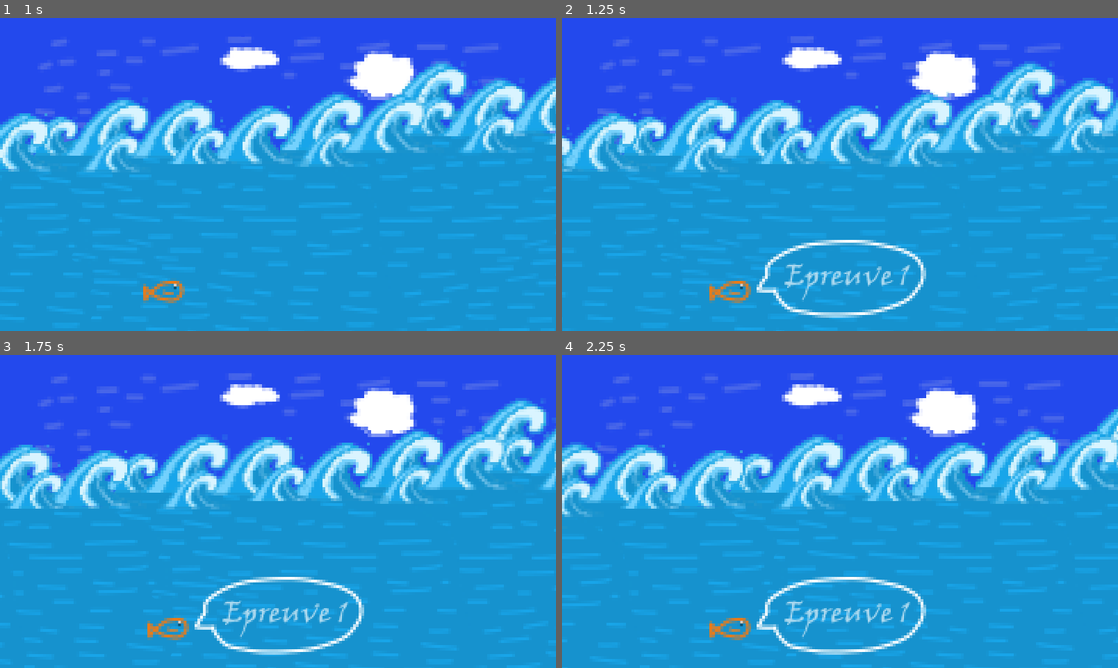
Above: before the commit, frames 1-4 (two rows, left to right).
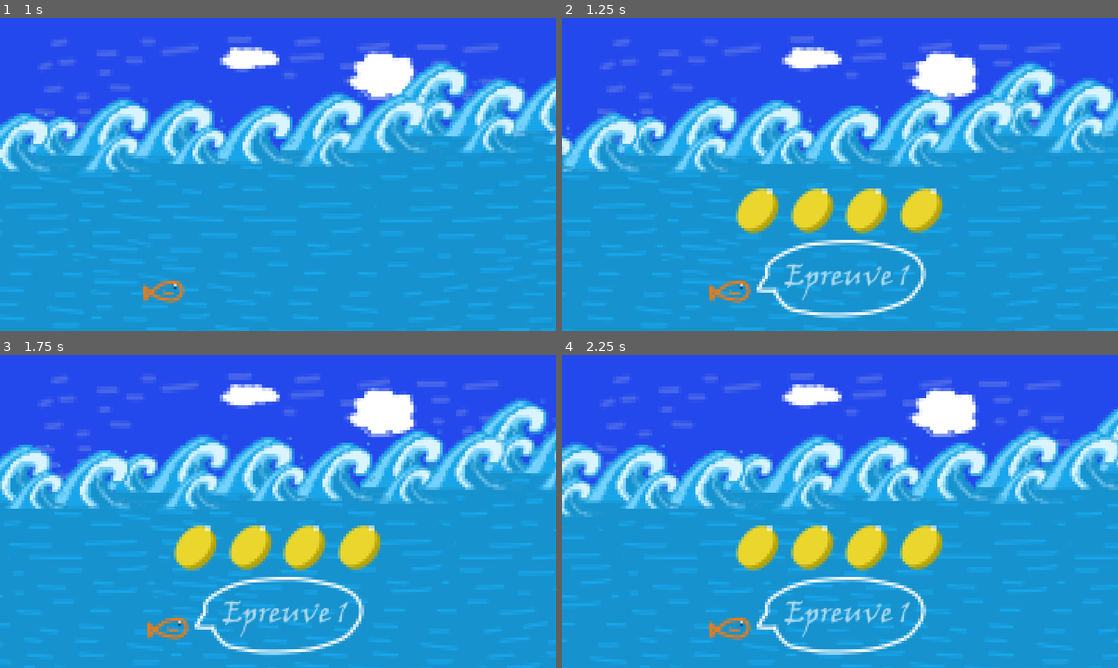
Above: after the commit, the same moments.

Repository: Kira932/godot_jam
Game: Godot game, scene res://scene/transition.tscn
Two runs of this game, one before a commit and one after it. Both use one fixed random seed, a clock stepped at 60 frames per second and the inputs below.
Inputs (mouse positions are in pixels of both pictures, inside the frame that each line leads up to):
- Up to frame 1 (1 s): move the mouse to (400, 158) at 0.52 s; click (400, 158) at 0.6 s
- Up to frame 2 (1.25 s): no input
- Up to frame 3 (1.75 s): move the mouse to (166, 527) at 1.27 s; click (166, 527) at 1.35 s
- Up to frame 4 (2.25 s): move the mouse to (895, 442) at 2.02 s; click (895, 442) at 2.1 s

Frame 1 is identical in both runs. In frame 2, 3.4% of the frame differs, in the area x 31-69%, y 54-69%; in frame 3, 3.4%; in frame 4, 3.4%.

Commit message:
[add] hp animation

Diff:
--- a/scripts/transition.gd
+++ b/scripts/transition.gd
@@ -7,12 +7,14 @@
 
 	print("Life ", GameController.life)
 	match GameController.life:
+		4:
+			$HPPLayer.play("HpAnim")
 		3:
-			pass
+			$HPPLayer.play("HpAnim_3HP")
 		2:
-			pass
+			$HPPLayer.play("HpAnim_2HP")
 		1:
-			pass
+			$HPPLayer.play("HpAnim_1HP")
 		0:
 			pass
 
